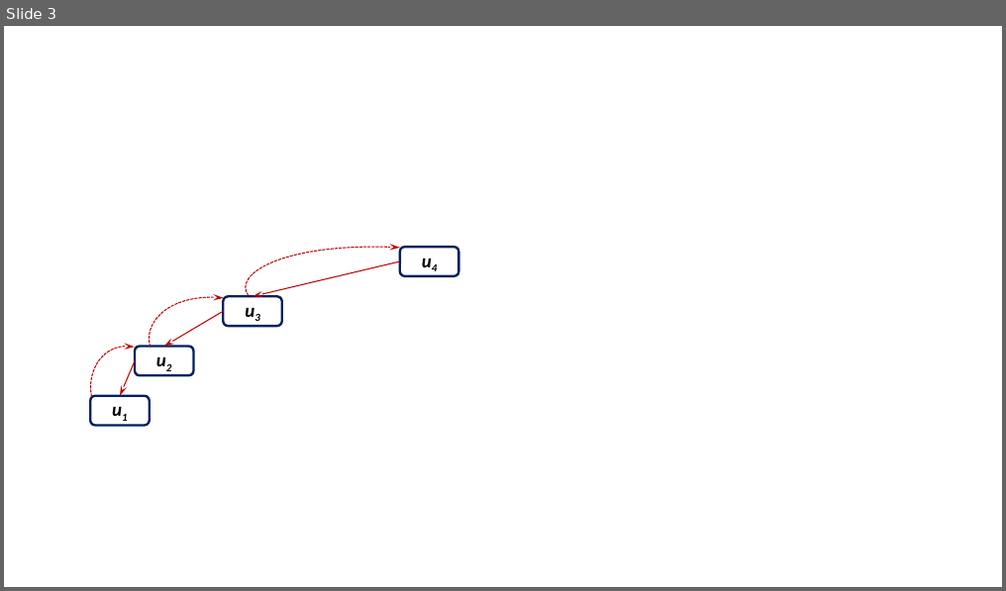
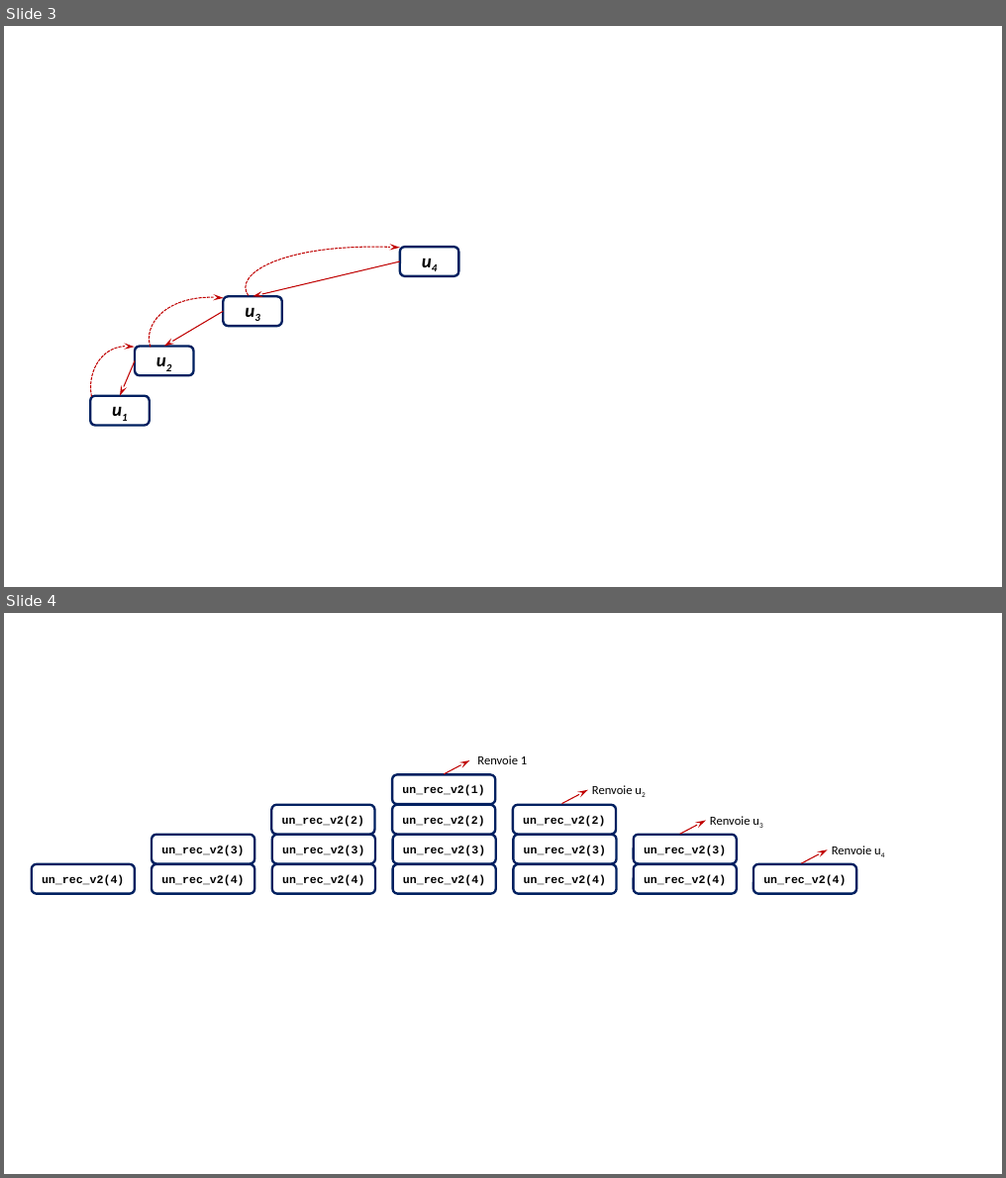
Before and after one commit to xpessoles/Informatique, a slide deck: Fiches/Fiche_05_FonctionsRecursives/images/Figures.pptx. Shown one above the other, each under a label of ours: slide 3 before the commit, slides 3 and 4 after it. The pictures are 1006x591 and 1006x1178 pixels, drawn with LibreOffice and Linux fonts; fonts in the diff are those of the drawing. Boxes give left, top, right and bottom in pixels: in the first picture for what was removed or moved away, otherwise in the second. Text is boxed around its words. In the diff, an @@ line names an element or a change of style, - is before the commit and + after.

```diff
--- a/Fiches/Fiche_05_FonctionsRecursives/images/Figures.pptx
+++ b/Fiches/Fiche_05_FonctionsRecursives/images/Figures.pptx
@@ slide 4 added at [4,613,1002,1174], background #FFFFFF @@
@@ arrow added from (445, 774) to (469, 761), #C00000 1 pt @@
@@ text added at [477,756,527,764], 12 pt, text #000000 @@
+Renvoie 1
@@ arrow added from (561, 804) to (588, 789), #C00000 1 pt @@
@@ text added at [592,785,633,794], 12 pt, text #000000 @@
+Renvoie u2
@@ arrow added from (680, 834) to (706, 820), #C00000 1 pt @@
@@ text added at [710,816,750,825], 12 pt, text #000000 @@
+Renvoie u3
@@ arrow added from (801, 863) to (828, 850), #C00000 1 pt @@
@@ text added at [832,846,872,855], 12 pt, text #000000 @@
+Renvoie u4
@@ group added at [32,774,856,894]: 16 rounded rectangles @@
+un_rec_v2(4)
+un_rec_v2(4)
+un_rec_v2(3)
+un_rec_v2(4)
+un_rec_v2(3)
+un_rec_v2(2)
+un_rec_v2(4)
+un_rec_v2(3)
+un_rec_v2(2)
+un_rec_v2(1)
+un_rec_v2(4)
+un_rec_v2(3)
+un_rec_v2(2)
+un_rec_v2(4)
+un_rec_v2(3)
+un_rec_v2(4)
```
Also in this commit, not shown: 2 other files.
